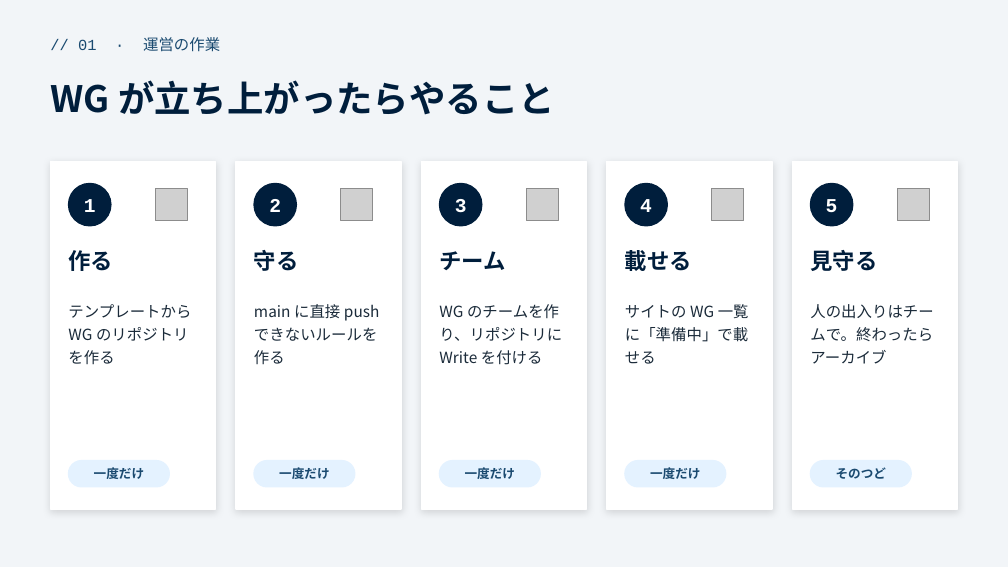
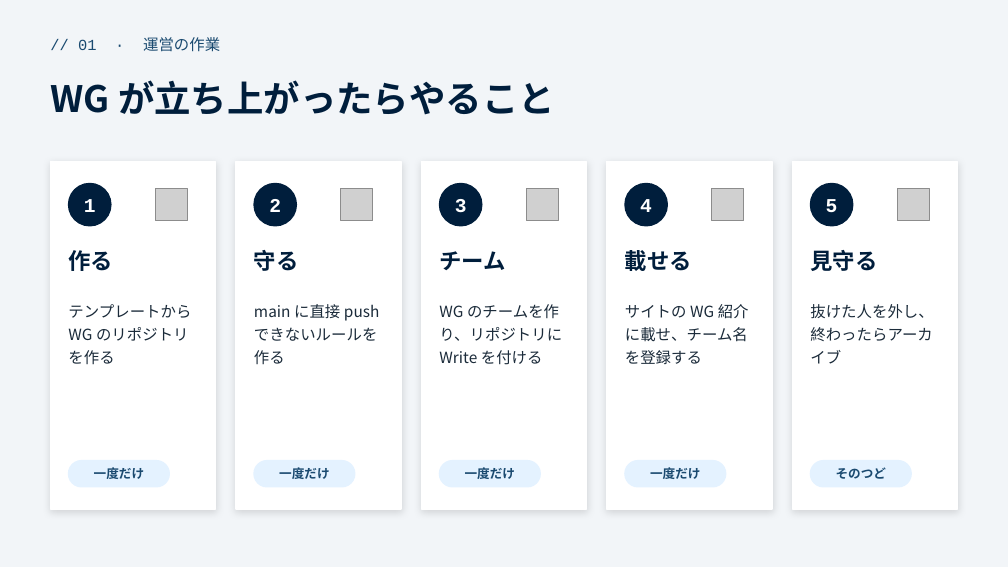
Before and after one commit to funITclub/homepage, a slide deck: slide 2 of docs/WG立ち上げガイド/01_リポジトリの作り方と運用.pptx. Drawn at 1008x567 pixels with LibreOffice and Linux fonts; fonts in the diff are those of the drawing; grey boxes stand for pictures. Boxes give left, top, right and bottom in pixels: in the first picture for what was removed or moved away, otherwise in the second. Text is boxed around its words. In the diff, an @@ line names an element or a change of style, - is before the commit and + after.

```diff
--- a/docs/WG立ち上げガイド/01_リポジトリの作り方と運用.pptx
+++ b/docs/WG立ち上げガイド/01_リポジトリの作り方と運用.pptx
@@ text at [625,304,749,364]: text changed @@
-サイトの WG 一覧に「準備中」で載せる
+サイトの WG 紹介に載せ、チーム名を登録する
@@ text at [810,304,933,364]: text changed @@
-人の出入りはチームで。終わったらアーカイブ
+抜けた人を外し、終わったらアーカイブ
```
Also in this commit, not shown: 3 other slides changed, 1 slide added, 4 other files.
